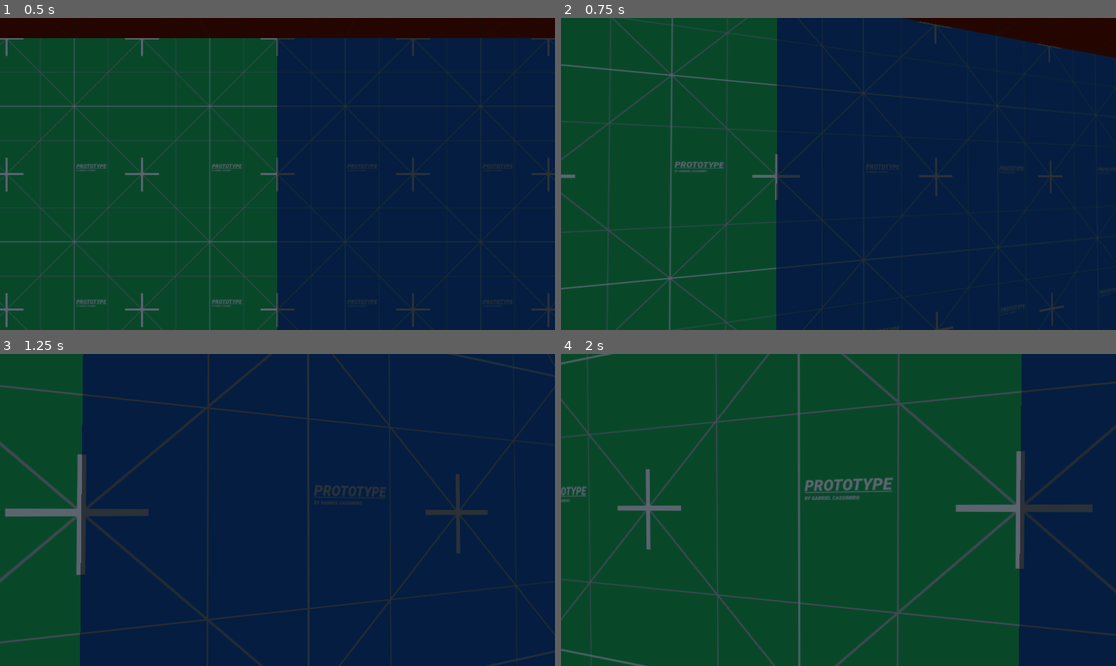
Above: before the commit, frames 1-4 (two rows, left to right).
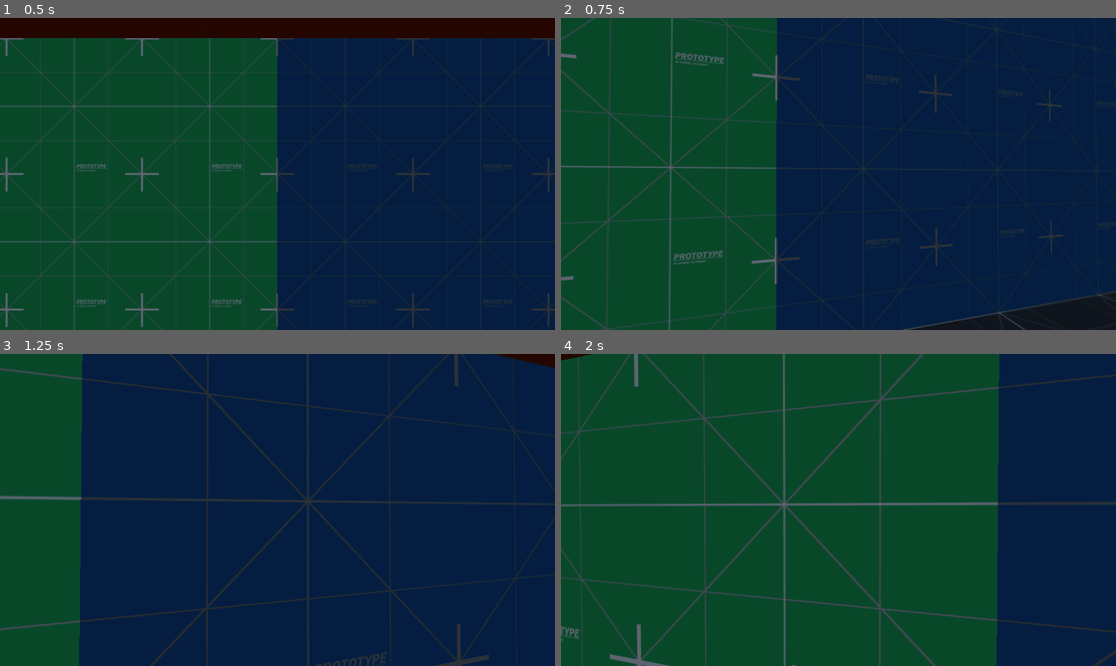
Above: after the commit, the same moments.

Repository: Jorgiz/zombie-fps
Game: Godot game, scene res://main.tscn
Same seed, same stepped clock (60 frames per second), same inputs: the game is played once before the commit and once after it.
Inputs (mouse positions are in pixels of both pictures, inside the frame that each line leads up to):
- Up to frame 1 (0.5 s): no input
- Up to frame 2 (0.75 s): tap Enter at 0.5 s; move the mouse to (866, 174) at 0.52 s; hold W (forward) from 0.53 s (still down); hold Ctrl (crouch) from 0.53 s (still down); click (866, 174) at 0.67 s
- Up to frame 3 (1.25 s): keep holding W (forward); keep holding Ctrl (crouch); tap Space (jump) at 0.77, 1.07 s; tap Shift (run) at 0.8 s
- Up to frame 4 (2 s): keep holding W (forward); move the mouse to (810, 510) at 1.27 s; release Ctrl (crouch) at 1.28 s; tap Shift (run) at 1.35 s; tap Space (jump) at 1.52, 1.55, 1.82 s

Frame 1 is identical in both runs. In frame 2, 9.0% of the frame differs, in the area x 0-100%, y 0-100%; in frame 3, 6.3%; in frame 4, 13%.

Commit message:
committin new movement

Diff:
--- /dev/null
+++ b/player/animation_player.gd
@@ -0,0 +1,14 @@
+extends AnimationPlayer
+
+@export var crouching_speed: float = 5
+
+
+func _ready() -> void:
+	get_parent().connect("is_crouching", on_is_crouching)
+
+
+func on_is_crouching(state: bool) -> void:
+	if state:
+		play("crouch placeholder", -1, crouching_speed)
+	else:
+		play("crouch placeholder", -1, -crouching_speed, true)
--- a/player/player.gd
+++ b/player/player.gd
@@ -1,77 +1,67 @@
 extends CharacterBody3D
-class_name Player
+
+signal is_crouching(state: bool)
 
 @export var head: Camera3D
 
-@export_category("Attributes")
 @export var walking_speed: int = 4
 @export var running_speed: int = 8
 @export var crouching_speed: int = 2
 @export var jumping_velocity: float = 4.5
 @export var floor_friction: float = .5
-@export var air_friction: float = .1
+@export var air_friction: float = .2
 
 var speed: int = 4
-
-var on_floor: bool
+var player_is_on_floor: bool
 
 @onready var gravity: float = ProjectSettings.get_setting("physics/3d/default_gravity")
 
+func _physics_process(delta: float) -> void:
+	check_if_on_floor()
+	if not player_is_on_floor: apply_gravity(delta)
+	align_player_with_head()
+	handle_movement(Input.get_vector("left", "right", "forward", "backward"))
+	handle_running()
+	handle_crouching()
+	handle_jumping()
+	move_and_slide()
 
-func _physics_process(delta: float) -> void:
-	apply_gravity(delta)
-	check_is_on_floor()
-	match_heads_rotation()
-	handle_movement()
-	move_and_slide()
+
+func check_if_on_floor() -> void:
+	player_is_on_floor = is_on_floor()
 
 
 func apply_gravity(delta: float) -> void:
 	velocity.y -= gravity * delta
 
 
-func check_is_on_floor() -> void:
-	on_floor = is_on_floor()
-
-
-func match_heads_rotation() -> void:
+func align_player_with_head() -> void:
 	self.global_rotation.y = head.global_rotation.y
 
 
-#region movement region
-func handle_movement() -> void:
-	if velocity.is_equal_approx(Vector3.ZERO): idle_logic()
-	walk_logic()
-	if Input.is_action_pressed("run"): run_logic()
-	if Input.is_action_pressed("crouch"): crouch_logic()
-	if Input.is_action_just_pressed("jump"): jump_logic()
-
-	var direction: Vector2 = Input.get_vector("left", "right", "forward", "backward")
-
+func handle_movement(direction: Vector2) -> void:
 	var target_velocity = basis * Vector3(direction.x, 0, direction.y) * speed
-
-	var friction = floor_friction if on_floor else air_friction
-
+	var friction = floor_friction if player_is_on_floor else air_friction
 	velocity.x = move_toward(velocity.x, target_velocity.x, friction)
 	velocity.z = move_toward(velocity.z, target_velocity.z, friction)
 
 
-func idle_logic() -> void:
-	pass
+func handle_running() -> void:
+	if Input.is_action_pressed("run"):
+		speed = running_speed
+	else:
+		speed = walking_speed
 
 
-func walk_logic() -> void:
-	speed = walking_speed if on_floor else speed
+func handle_crouching() -> void:
+	if Input.is_action_pressed("crouch"):
+		speed = crouching_speed
+
+	if Input.is_action_just_pressed("crouch"):
+		emit_signal("is_crouching", true)
+	elif Input.is_action_just_released("crouch"):
+		emit_signal("is_crouching", false)
 
 
-func run_logic() -> void:
-	speed = running_speed if on_floor else speed
-
-
-func crouch_logic() -> void:
-	speed = crouching_speed if on_floor else speed
-
-
-func jump_logic() -> void:
-	if on_floor: velocity.y += jumping_velocity
-#endregion
+func handle_jumping() -> void:
+	if Input.is_action_just_pressed("jump") and player_is_on_floor: velocity.y = jumping_velocity
--- a/player/player.tscn
+++ b/player/player.tscn
@@ -1,15 +1,204 @@
-[gd_scene load_steps=5 format=3 uid="uid://ttej4bmfffd0"]
-
+[gd_scene load_steps=9 format=3 uid="uid://ttej4bmfffd0"]
+
+[ext_resource type="Script" uid="uid://cly0td3xm6t4n" path="res://player/player.gd" id="1_g1dw6"]
 [ext_resource type="Script" uid="uid://dx7bbljbytb8g" path="res://player/head.gd" id="1_oul6g"]
-[ext_resource type="Script" uid="uid://dqlqirxoe012a" path="res://player/player.gd" id="1_rkbax"]
+[ext_resource type="Script" uid="uid://kpncan7nxkc1" path="res://player/animation_player.gd" id="3_g1dw6"]
 
 [sub_resource type="CapsuleMesh" id="CapsuleMesh_ehsmr"]
 
 [sub_resource type="CapsuleShape3D" id="CapsuleShape3D_ulp21"]
+
+[sub_resource type="Animation" id="Animation_g1dw6"]
+length = 0.001
+tracks/0/type = "bezier"
+tracks/0/imported = false
+tracks/0/enabled = true
+tracks/0/path = NodePath("MeshInstance3D:mesh:height")
+tracks/0/interp = 1
+tracks/0/loop_wrap = true
+tracks/0/keys = {
+"handle_modes": PackedInt32Array(0),
+"points": PackedFloat32Array(2, -0.25, 0, 0.25, 0),
+"times": PackedFloat32Array(0)
+}
+tracks/1/type = "bezier"
+tracks/1/imported = false
+tracks/1/enabled = true
+tracks/1/path = NodePath("MeshInstance3D:position:x")
+tracks/1/interp = 1
+tracks/1/loop_wrap = true
+tracks/1/keys = {
+"handle_modes": PackedInt32Array(0),
+"points": PackedFloat32Array(0, -0.25, 0, 0.25, 0),
+"times": PackedFloat32Array(0)
+}
+tracks/2/type = "bezier"
+tracks/2/imported = false
+tracks/2/enabled = true
+tracks/2/path = NodePath("MeshInstance3D:position:y")
+tracks/2/interp = 1
+tracks/2/loop_wrap = true
+tracks/2/keys = {
+"handle_modes": PackedInt32Array(0),
+"points": PackedFloat32Array(1, -0.25, 0, 0.25, 0),
+"times": PackedFloat32Array(0)
+}
+tracks/3/type = "bezier"
+tracks/3/imported = false
+tracks/3/enabled = true
+tracks/3/path = NodePath("MeshInstance3D:position:z")
+tracks/3/interp = 1
+tracks/3/loop_wrap = true
+tracks/3/keys = {
+"handle_modes": PackedInt32Array(0),
+"points": PackedFloat32Array(0, -0.25, 0, 0.25, 0),
+"times": PackedFloat32Array(0)
+}
+tracks/4/type = "bezier"
+tracks/4/imported = false
+tracks/4/enabled = true
+tracks/4/path = NodePath("CollisionShape3D:shape:height")
+tracks/4/interp = 1
+tracks/4/loop_wrap = true
+tracks/4/keys = {
+"handle_modes": PackedInt32Array(0),
+"points": PackedFloat32Array(2, -0.25, 0, 0.25, 0),
+"times": PackedFloat32Array(0)
+}
+tracks/5/type = "bezier"
+tracks/5/imported = false
+tracks/5/enabled = true
+tracks/5/path = NodePath("CollisionShape3D:position:x")
+tracks/5/interp = 1
+tracks/5/loop_wrap = true
+tracks/5/keys = {
+"handle_modes": PackedInt32Array(0),
+"points": PackedFloat32Array(0, -0.25, 0, 0.25, 0),
+"times": PackedFloat32Array(0)
+}
+tracks/6/type = "bezier"
+tracks/6/imported = false
+tracks/6/enabled = true
+tracks/6/path = NodePath("CollisionShape3D:position:y")
+tracks/6/interp = 1
+tracks/6/loop_wrap = true
+tracks/6/keys = {
+"handle_modes": PackedInt32Array(0),
+"points": PackedFloat32Array(1, -0.25, 0, 0.25, 0),
+"times": PackedFloat32Array(0)
+}
+tracks/7/type = "bezier"
+tracks/7/imported = false
+tracks/7/enabled = true
+tracks/7/path = NodePath("CollisionShape3D:position:z")
+tracks/7/interp = 1
+tracks/7/loop_wrap = true
+tracks/7/keys = {
+"handle_modes": PackedInt32Array(0),
+"points": PackedFloat32Array(0, -0.25, 0, 0.25, 0),
+"times": PackedFloat32Array(0)
+}
+
+[sub_resource type="Animation" id="Animation_rkbax"]
+resource_name = "crouch placeholder"
+tracks/0/type = "bezier"
+tracks/0/imported = false
+tracks/0/enabled = true
+tracks/0/path = NodePath("MeshInstance3D:mesh:height")
+tracks/0/interp = 1
+tracks/0/loop_wrap = true
+tracks/0/keys = {
+"handle_modes": PackedInt32Array(0, 0),
+"points": PackedFloat32Array(2, -0.25, 0, 0.25, 0, 1.4, -0.25, 0, 0.25, 0),
+"times": PackedFloat32Array(0, 1)
+}
+tracks/1/type = "bezier"
+tracks/1/imported = false
+tracks/1/enabled = true
+tracks/1/path = NodePath("MeshInstance3D:position:x")
+tracks/1/interp = 1
+tracks/1/loop_wrap = true
+tracks/1/keys = {
+"handle_modes": PackedInt32Array(0, 0),
+"points": PackedFloat32Array(0, -0.25, 0, 0.25, 0, 0, -0.25, 0, 0.25, 0),
+"times": PackedFloat32Array(0, 1)
+}
+tracks/2/type = "bezier"
+tracks/2/imported = false
+tracks/2/enabled = true
+tracks/2/path = NodePath("MeshInstance3D:position:y")
+tracks/2/interp = 1
+tracks/2/loop_wrap = true
+tracks/2/keys = {
+"handle_modes": PackedInt32Array(0, 0),
+"points": PackedFloat32Array(1, -0.25, 0, 0.25, 0, 1.3, -0.25, 0, 0.25, 0),
+"times": PackedFloat32Array(0, 1)
+}
+tracks/3/type = "bezier"
+tracks/3/imported = false
+tracks/3/enabled = true
+tracks/3/path = NodePath("MeshInstance3D:position:z")
+tracks/3/interp = 1
+tracks/3/loop_wrap = true
+tracks/3/keys = {
+"handle_modes": PackedInt32Array(0, 0),
+"points": PackedFloat32Array(0, -0.25, 0, 0.25, 0, 0, -0.25, 0, 0.25, 0),
+"times": PackedFloat32Array(0, 1)
+}
+tracks/4/type = "bezier"
+tracks/4/imported = false
+tracks/4/enabled = true
+tracks/4/path = NodePath("CollisionShape3D:shape:height")
+tracks/4/interp = 1
+tracks/4/loop_wrap = true
+tracks/4/keys = {
+"handle_modes": PackedInt32Array(0, 0),
+"points": PackedFloat32Array(2, -0.25, 0, 0.25, 0, 1.4, -0.25, 0, 0.25, 0),
+"times": PackedFloat32Array(0, 1)
+}
+tracks/5/type = "bezier"
+tracks/5/imported = false
+tracks/5/enabled = true
+tracks/5/path = NodePath("CollisionShape3D:position:x")
+tracks/5/interp = 1
+tracks/5/loop_wrap = true
+tracks/5/keys = {
+"handle_modes": PackedInt32Array(0, 0),
+"points": PackedFloat32Array(0, -0.25, 0, 0.25, 0, 0, -0.25, 0, 0.25, 0),
+"times": PackedFloat32Array(0, 1)
+}
+tracks/6/type = "bezier"
+tracks/6/imported = false
+tracks/6/enabled = true
+tracks/6/path = NodePath("CollisionShape3D:position:y")
+tracks/6/interp = 1
+tracks/6/loop_wrap = true
+tracks/6/keys = {
+"handle_modes": PackedInt32Array(0, 0),
+"points": PackedFloat32Array(1, -0.25, 0, 0.25, 0, 1.3, -0.25, 0, 0.25, 0),
+"times": PackedFloat32Array(0, 1)
+}
+tracks/7/type = "bezier"
+tracks/7/imported = false
+tracks/7/enabled = true
+tracks/7/path = NodePath("CollisionShape3D:position:z")
+tracks/7/interp = 1
+tracks/7/loop_wrap = true
+tracks/7/keys = {
+"handle_modes": PackedInt32Array(0, 0),
+"points": PackedFloat32Array(0, -0.25, 0, 0.25, 0, 0, -0.25, 0, 0.25, 0),
+"times": PackedFloat32Array(0, 1)
+}
+
+[sub_resource type="AnimationLibrary" id="AnimationLibrary_g1dw6"]
+_data = {
+&"RESET": SubResource("Animation_g1dw6"),
+&"crouch placeholder": SubResource("Animation_rkbax")
+}
 
 [node name="Player" type="CharacterBody3D" node_paths=PackedStringArray("head")]
 collision_mask = 3
-script = ExtResource("1_rkbax")
+script = ExtResource("1_g1dw6")
 head = NodePath("Head/Camera3D")
 metadata/_edit_group_ = true
 
@@ -29,3 +218,9 @@
 top_level = true
 script = ExtResource("1_oul6g")
 head = NodePath("..")
+
+[node name="AnimationPlayer" type="AnimationPlayer" parent="."]
+libraries = {
+&"": SubResource("AnimationLibrary_g1dw6")
+}
+script = ExtResource("3_g1dw6")
Not shown, added: player/animation_player.gd.uid
Not shown, added: player/idle.gd.uid
Not shown, changed: player/player.gd.uid
Not shown, added: player/walking.gd.uid
